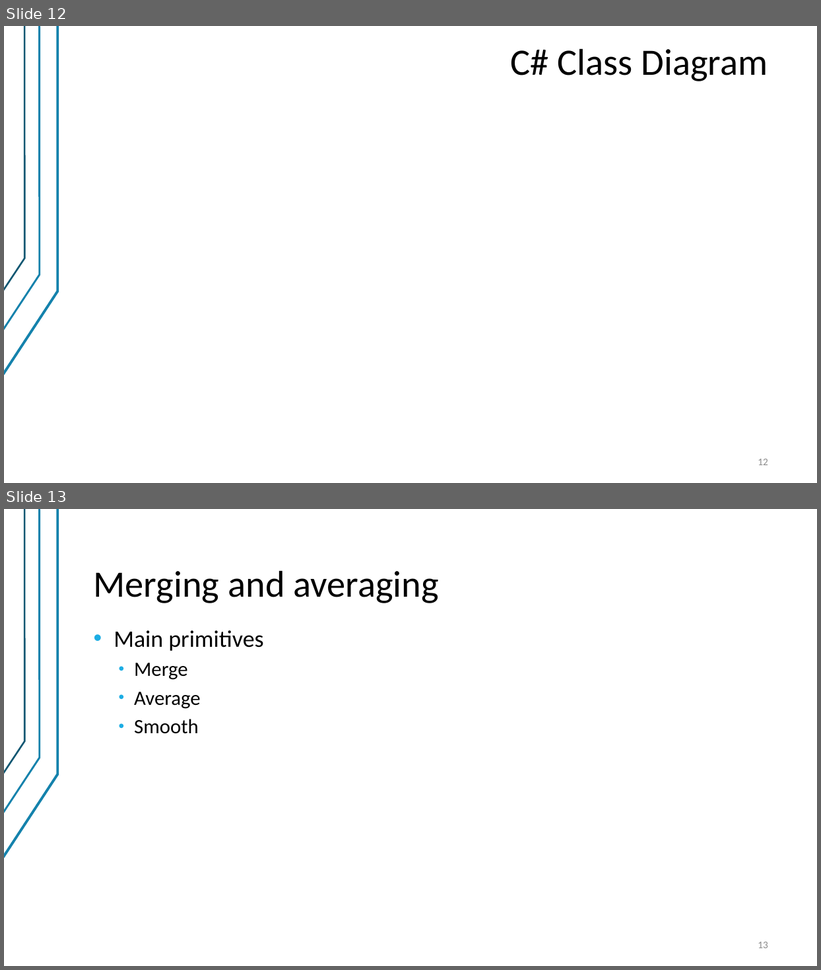
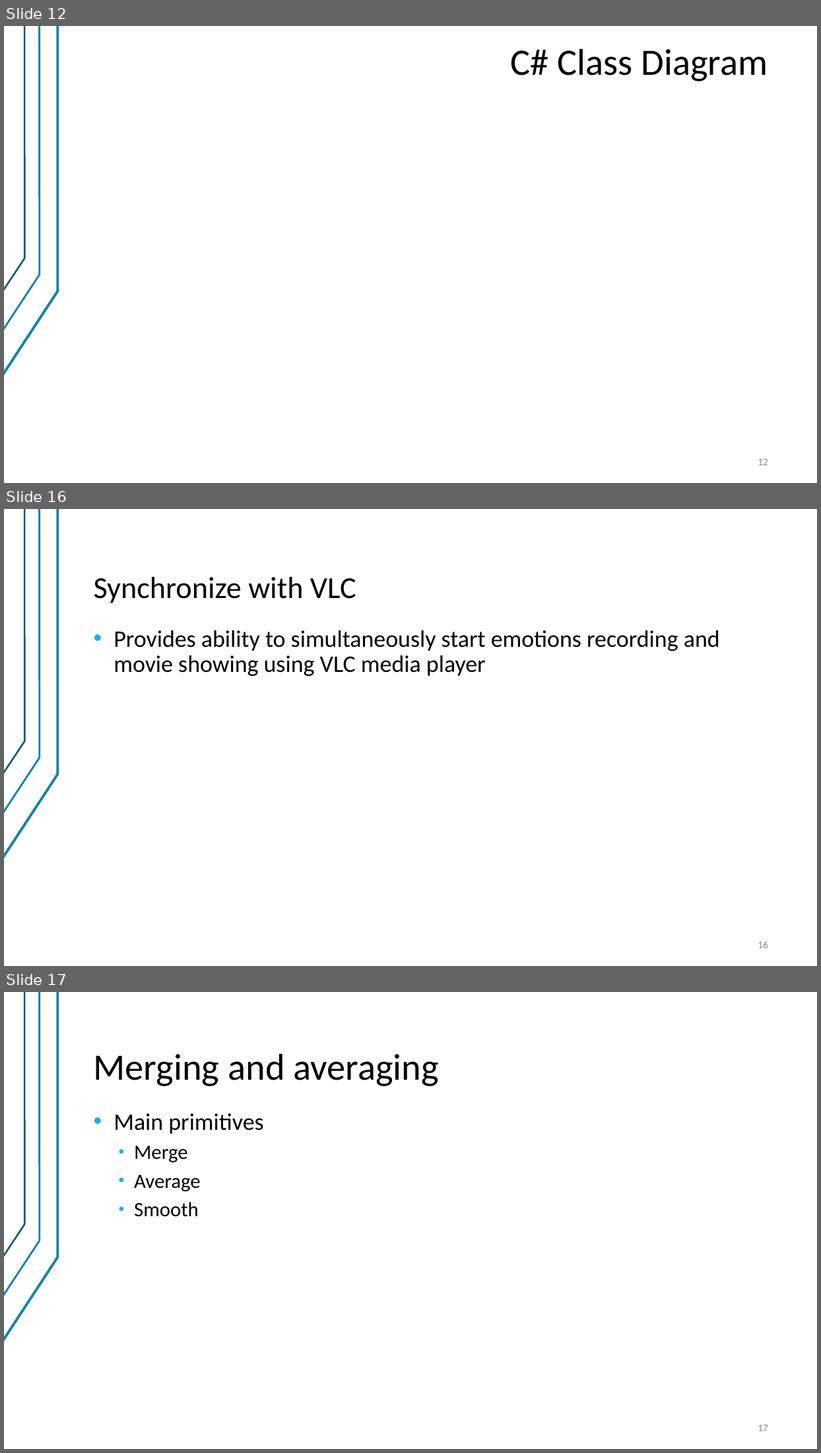
Before and after one commit to valber-8/emotracker, a slide deck: EmotionsTracker.pptx. Shown one above the other, each under a label of ours: slides 12 and 13 before the commit, slides 12, 16 and 17 after it; the slides between them are not shown. The pictures are 821x970 and 821x1453 pixels, drawn with LibreOffice and Linux fonts; fonts in the diff are those of the drawing; background and template pictures are left out. Boxes give left, top, right and bottom in pixels: in the first picture for what was removed or moved away, otherwise in the second. Text is boxed around its words. In the diff, an @@ line names an element or a change of style, - is before the commit and + after.

```diff
--- a/EmotionsTracker.pptx
+++ b/EmotionsTracker.pptx
@@ slide 16 added at [4,509,817,966], background #FFFFFF; not listed: 3 template elements that a slide beside it also shows @@
@@ title added at [94,577,356,603], 36 pt, text #000000 @@
+Synchronize with VLC
@@ text added at [114,630,720,676], 28 pt, text #000000 @@
+• Provides ability to simultaneously start emotions recording and movie showing using VLC media player
@@ page number added at [758,941,768,949], 12 pt, text #8C8C8C @@
+16
@@ what was slide 13 is now slide 17 @@
@@ page number at [758,1425,768,1432]: text changed @@
-13
+17
```
Also in this commit, not shown: 1 slide changed, 3 other slides added, 11 other files.
